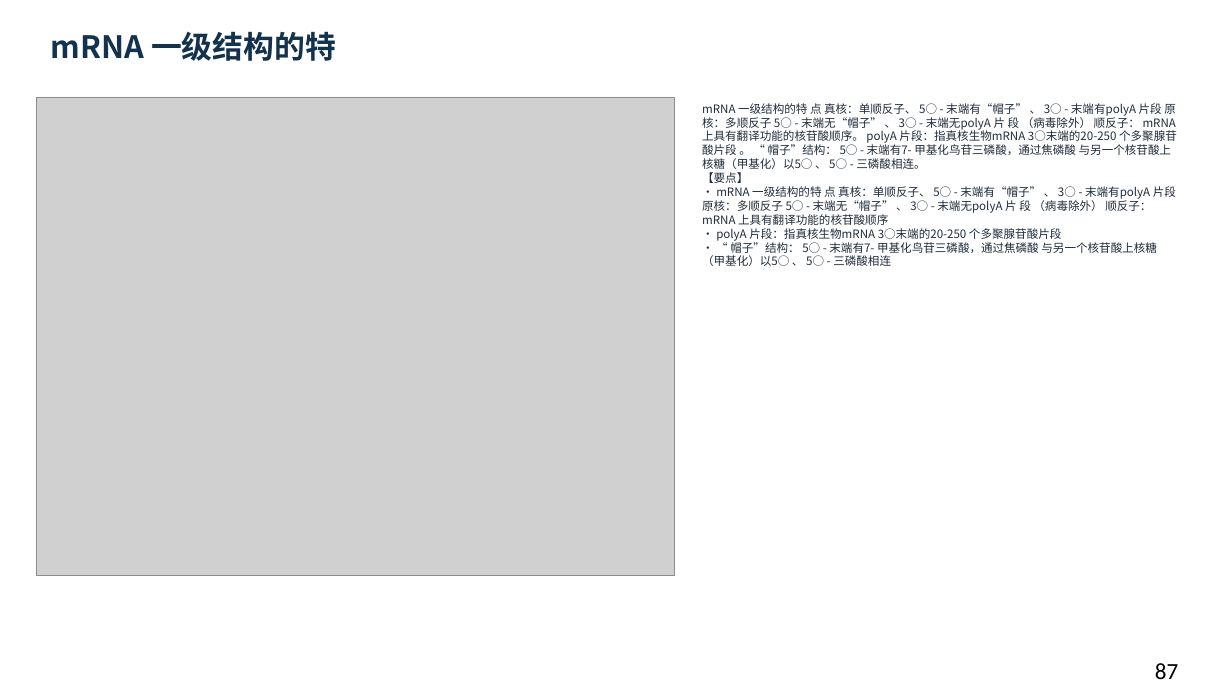
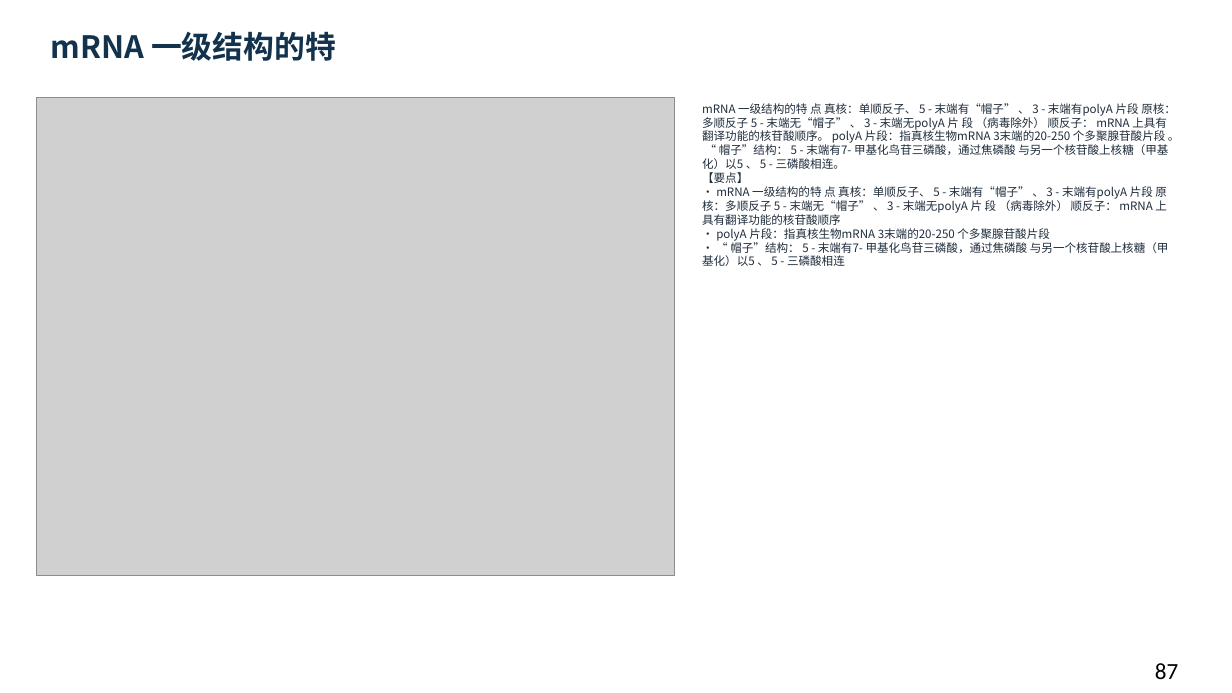
Before and after one commit to newkan-li/Biochemistry, a slide deck: slide 87 of downloads/bc11-ai-style.pptx. Drawn at 1232x693 pixels with LibreOffice and Linux fonts; fonts in the diff are those of the drawing; grey boxes stand for pictures. Boxes give left, top, right and bottom in pixels: in the first picture for what was removed or moved away, otherwise in the second. Text is boxed around its words. In the diff, an @@ line names an element or a change of style, - is before the commit and + after.

Commit message:
bc11真正清除PUA控制符(上版未写入数据),修正碱基结构特征页;版本20261112cdb

```diff
--- a/downloads/bc11-ai-style.pptx
+++ b/downloads/bc11-ai-style.pptx
@@ text at (702, 103, 1180, 266): text changed @@
-mRNA 一级结构的特 点 真核：单顺反子、 5○ - 末端有“帽子” 、 3○ - 末端有polyA 片段 原核：多顺反子 5○ - 末端无“帽子” 、 3○ - 末端无polyA 片 段 （病毒除外） 顺反子： mRNA 上具有翻译功能的核苷酸顺序。 polyA 片段：指真核生物mRNA 3○末端的20-250 个多聚腺苷酸片段 。 “ 帽子”结构： 5○ - 末端有7- 甲基化鸟苷三磷酸，通过焦磷酸 与另一个核苷酸上核糖（甲基化）以5○ 、 5○ - 三磷酸相连。
-【要点】
-• mRNA 一级结构的特 点 真核：单顺反子、 5○ - 末端有“帽子” 、 3○ - 末端有polyA 片段 原核：多顺反子 5○ - 末端无“帽子” 、 3○ - 末端无polyA 片 段 （病毒除外） 顺反子： mRNA 上具有翻译功能的核苷酸顺序
-• polyA 片段：指真核生物mRNA 3○末端的20-250 个多聚腺苷酸片段
-• “ 帽子”结构： 5○ - 末端有7- 甲基化鸟苷三磷酸，通过焦磷酸 与另一个核苷酸上核糖（甲基化）以5○ 、 5○ - 三磷酸相连
+mRNA 一级结构的特 点 真核：单顺反子、 5 - 末端有“帽子” 、 3 - 末端有polyA 片段 原核：多顺反子 5 - 末端无“帽子” 、 3 - 末端无polyA 片 段 （病毒除外） 顺反子： mRNA 上具有翻译功能的核苷酸顺序。 polyA 片段：指真核生物mRNA 3末端的20-250 个多聚腺苷酸片段 。 “ 帽子”结构： 5 - 末端有7- 甲基化鸟苷三磷酸，通过焦磷酸 与另一个核苷酸上核糖（甲基化）以5 、 5 - 三磷酸相连。
+【要点】
+• mRNA 一级结构的特 点 真核：单顺反子、 5 - 末端有“帽子” 、 3 - 末端有polyA 片段 原核：多顺反子 5 - 末端无“帽子” 、 3 - 末端无polyA 片 段 （病毒除外） 顺反子： mRNA 上具有翻译功能的核苷酸顺序
+• polyA 片段：指真核生物mRNA 3末端的20-250 个多聚腺苷酸片段
+• “ 帽子”结构： 5 - 末端有7- 甲基化鸟苷三磷酸，通过焦磷酸 与另一个核苷酸上核糖（甲基化）以5 、 5 - 三磷酸相连
```
Also in this commit, not shown: 49 other slides changed, 6 other files.
